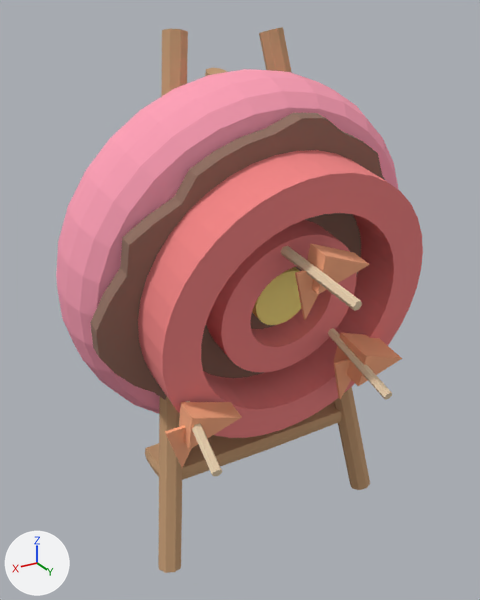
A saved change to the OBJ model assets/meshes/ArrowAmbushHayTarget.obj.
Rendered twice from a camera (50 mm lens) standing at (3.55, 5.91, 5.55) and looking at (0.0, -0.01, 2.59). Lighting does not change. The marker at lower left points along +X, +Y and +Z. The picture after the commit comes second. Where no turn or scale is listed for an object, it has been applied to the vertices. Vertices at exactly the same position are counted once.

Names of what the first picture shows: 'Bull', 'Face', 'Fletching', 'Rings', 'Shafts', 'Straw', 'Wood'.
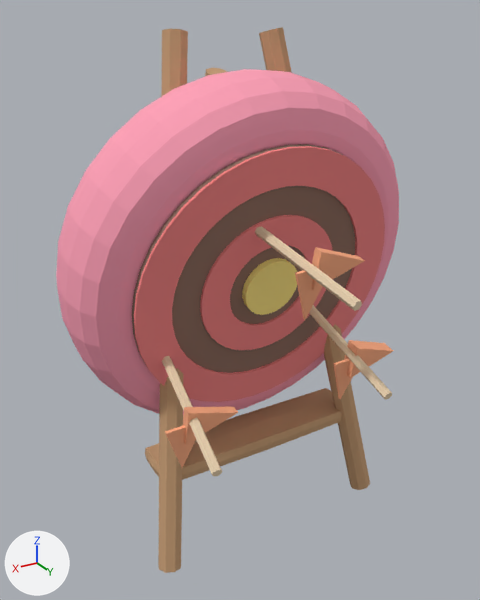
Pixel boxes [x1, y1, x2, y2] of what changed, in the pictures (480 x 600 px; the box of a moved part takes in the faces that stretch with it):
'Rings', reshaped
    before: [138, 150, 423, 438]
    after: [134, 146, 385, 402]
'Face', reshaped (24% narrower, 20% shorter)
    before: [90, 113, 385, 400]
    after: [132, 144, 355, 373]
'Fletching', reshaped
    before: [165, 244, 402, 468]
    after: [165, 247, 393, 468]
'Bull', reshaped
    before: [252, 267, 301, 325]
    after: [242, 258, 297, 315]
part 3 of me_fletching, moved or reshaped
    before: [179, 402, 242, 450]
    after: [183, 407, 238, 444]
part 4 of me_fletching, moved or reshaped
    before: [334, 333, 402, 386]
    after: [344, 340, 393, 378]
part 5 of me_fletching, moved or reshaped
    before: [307, 244, 370, 294]
    after: [312, 247, 365, 291]

The edits, one by one:
me_bull is used by ob_bull; location (0.0, 0.0, 0.0).
me_bull had 50 vertices, 96 faces and spanned x -0.32..0.32, y 0.286..0.908, z 2.608..3.339.
me_bull now has 50 vertices, 96 faces and spans x -0.32..0.32, y 0.432..0.712, z 2.65..3.307.
me_bull part 1: the whole mesh is multiplied about its middle by the matrix ((1.0, 0.0, 0.0), (0.0, 0.331, 0.142), (0.0, 0.144, 0.969)), then moved by (0.0, -0.024, 0.005).
me_face is used by ob_face; location (0.0, 0.0, 0.0).
me_face had 82 vertices, 160 faces and spanned x -1.7..1.9, y 0.17..1.05, z 1.29..4.75.
me_face now has 82 vertices, 160 faces and spans x -1.5..1.5, y 0.22..0.89, z 1.51..4.45.
me_face part 2: 81 of 82 vertices moved; they spanned x -1.7..1.9, y 0.17..1.05, z 1.29..4.75 and now span x -1.5..1.5, y 0.22..0.89, z 1.51..4.45; mean shift (-0.02, -0.05, 0.01); largest move (1.88, 0.61, 2.66) -> (1.48, 0.53, 2.75).
me_fletching is used by ob_fletching; location (0.0, 0.0, 0.0).
Before the commit, vertices of me_fletching: 8 (1.12, 1.08, 2.08), 9 (1.31, 1.03, 1.88), 10 (1.31, 1.12, 2.27) at pixel (180, 402), 11 (1.12, 1.3, 2.03) at pixel (208, 428), 12 (1.31, 1.34, 2.23) at pixel (192, 418).
Before the commit, vertices of me_fletching: 13 (1.31, 1.26, 1.83) at pixel (189, 449), 14 (0.76, 1.08, 2.08) at pixel (230, 401), 15 (0.76, 1.3, 2.03) at pixel (242, 417).
Before the commit, vertices of me_fletching: 24 (-0.77, 1.02, 2.29), 25 (-0.59, 0.98, 2.09) at pixel (333, 362), 26 (-0.59, 1.06, 2.49) at pixel (340, 332), 27 (-0.77, 1.44, 2.2) at pixel (376, 367), 28 (-0.59, 1.48, 2.4) at pixel (366, 356).
Before the commit, vertices of me_fletching: 29 (-0.59, 1.4, 2.0) at pixel (358, 386), 30 (-1.14, 1.02, 2.29), 31 (-1.14, 1.44, 2.2) at pixel (402, 358).
Before the commit, vertices of me_fletching: 40 (-0.06, 1.38, 3.5), 41 (0.13, 1.34, 3.3), 42 (0.13, 1.42, 3.69) at pixel (310, 243), 43 (-0.06, 1.6, 3.45) at pixel (338, 271), 44 (0.13, 1.64, 3.64) at pixel (325, 255).
Before the commit, vertices of me_fletching: 45 (0.13, 1.56, 3.25) at pixel (317, 294), 46 (-0.42, 1.38, 3.5) at pixel (354, 252), 47 (-0.42, 1.6, 3.45) at pixel (369, 264).
me_fletching had 48 vertices, 72 faces and spanned x -1.14..1.51, y 0.98..1.64, z 1.51..3.69.
me_fletching now has 48 vertices, 72 faces and spans x -1.14..1.51, y 1.06..1.58, z 1.51..3.68.
Part 3, on me_fletching:
Vertices 11, 12, 13, 15 of me_fletching move by (0.0, -0.07, 0.01).
Vertices 8, 9, 10, 14 of me_fletching move by (0.0, 0.07, -0.01).
Part 4, on me_fletching:
Vertices 27, 28, 29, 31 of me_fletching move by (0.0, -0.14, 0.03).
Vertices 24, 25, 26, 30 of me_fletching move by (0.0, 0.14, -0.03).
Part 5, on me_fletching:
Vertices 43, 44, 45, 47 of me_fletching move by (0.0, -0.07, 0.01).
Vertices 40, 41, 42, 46 of me_fletching move by (0.0, 0.07, -0.01).
me_rings is used by ob_rings; location (0.0, 0.0, 0.0).
me_rings had 320 vertices, 640 faces and spanned x -1.5..1.5, y -0.32..1.5, z 1.38..4.57.
me_rings now has 320 vertices, 640 faces and spans x -1.5..1.5, y 0.27..0.92, z 1.5..4.44.
me_rings part 6: the whole mesh is multiplied about its middle by the matrix ((1.0, 0.0, 0.0), (0.0, 0.071, 0.198), (0.0, 0.2, 0.958)).
